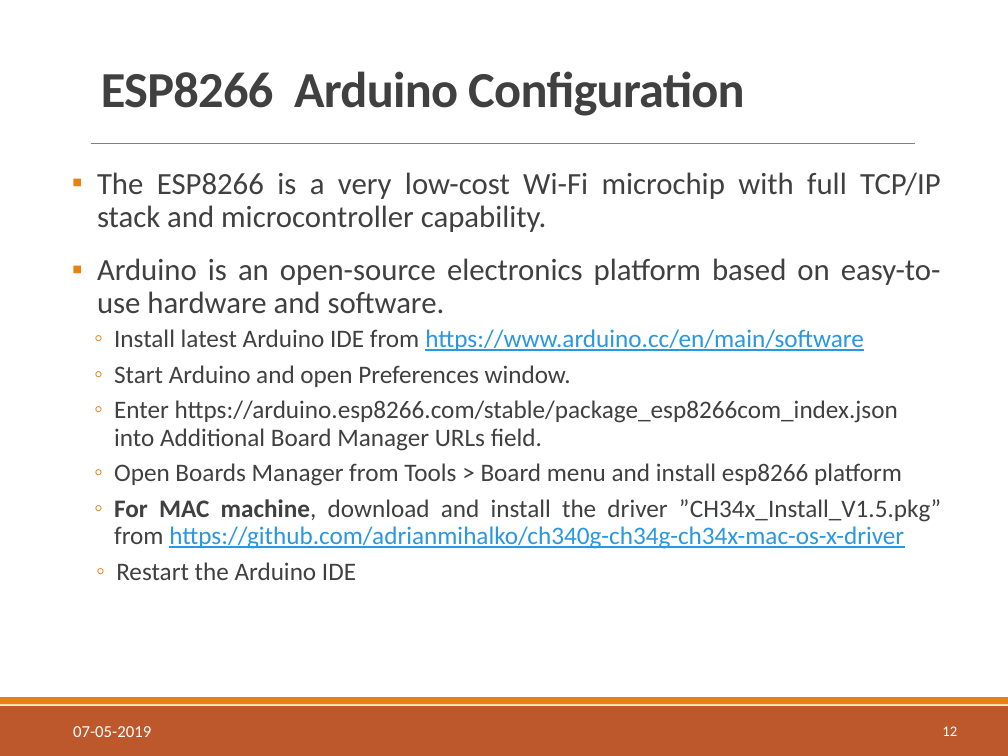
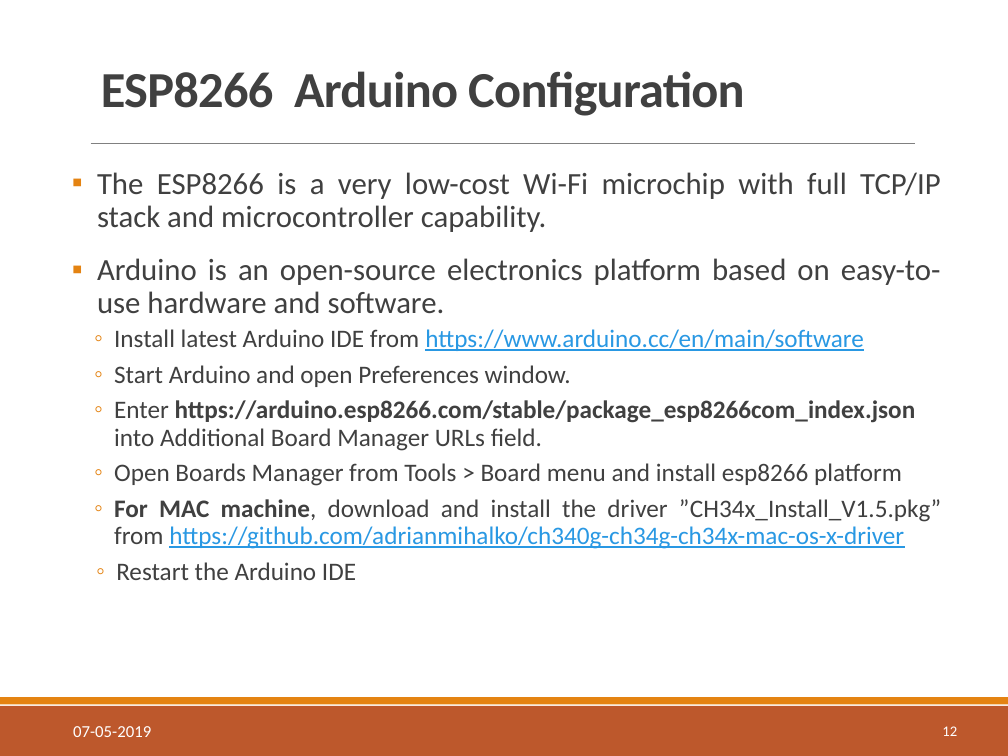
Before and after one commit to AaltoAsia/SoS-Scripts, a slide deck: slide 12 of sos-tutorial.pptx. Drawn at 1008x756 pixels with LibreOffice and Linux fonts; fonts in the diff are those of the drawing; background and template pictures are left out. Boxes give left, top, right and bottom in pixels: in the first picture for what was removed or moved away, otherwise in the second. Text is boxed around its words. In the diff, an @@ line names an element or a change of style, - is before the commit and + after.

```diff
--- a/sos-tutorial.pptx
+++ b/sos-tutorial.pptx
@@ text at box(114, 400, 916, 451): bold on in "https://arduino.esp8266.com/stable/package_esp8266com_index. ..." @@
```
Also in this commit, not shown: 4 other slides changed, 1 other file.
